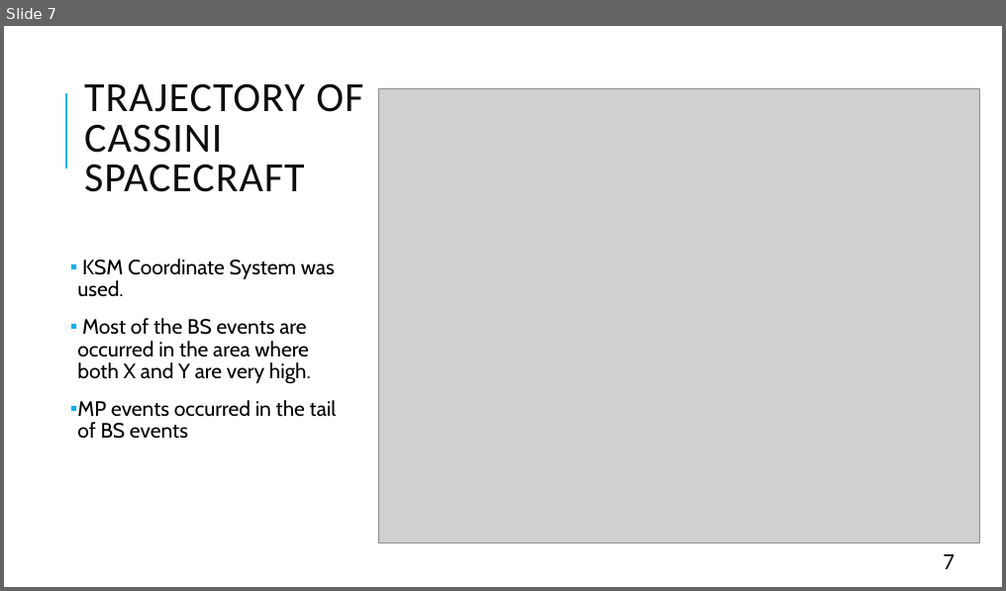
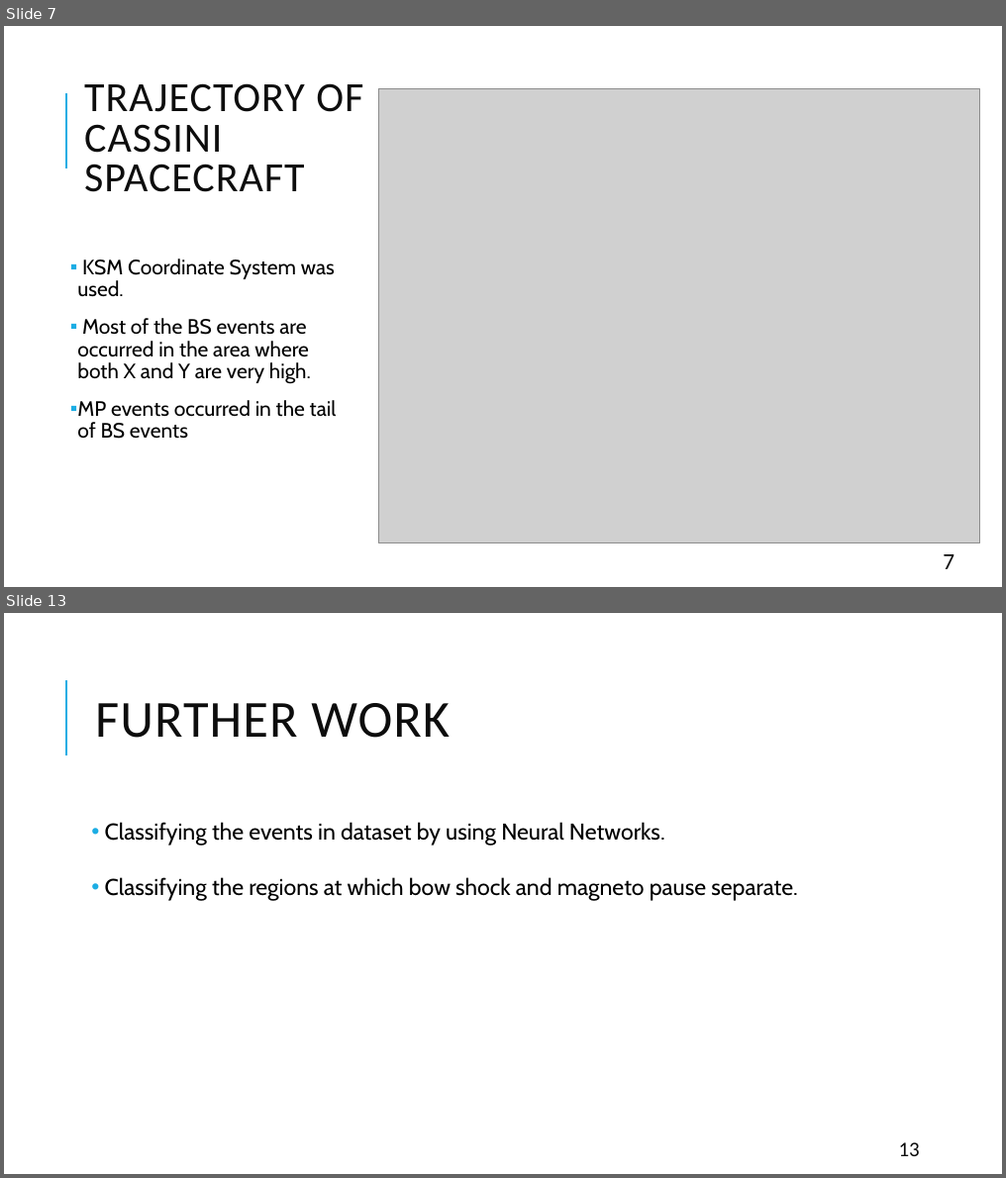
Before and after one commit to matty1203/r_cubicplot, a slide deck: Classification of bow shock event positions from Magnetic.pptx. Shown one above the other, each under a label of ours: slide 7 before the commit, slides 7 and 13 after it; the slides between them are not shown. The pictures are 1006x591 and 1006x1178 pixels, drawn with LibreOffice and Linux fonts; fonts in the diff are those of the drawing; grey boxes stand for pictures. Boxes give left, top, right and bottom in pixels: in the first picture for what was removed or moved away, otherwise in the second. Text is boxed around its words. In the diff, an @@ line names an element or a change of style, - is before the commit and + after.

```diff
--- a/Classification of bow shock event positions from Magnetic.pptx
+++ b/Classification of bow shock event positions from Magnetic.pptx
@@ slide 13 added at <box>4,613,1002,1174</box>, background #FFFFFF; not listed: 1 template element that a slide beside it also shows @@
@@ title added at <box>95,703,450,738</box>, 50 pt, text #0D0D0D @@
+FURTHER WORK
@@ text added at <box>105,822,798,901</box>, 22 pt, text #000000 @@
+• Classifying the events in dataset by using Neural Networks.
+• Classifying the regions at which bow shock and magneto pause separate.
@@ page number added at <box>899,1143,920,1157</box>, 20 pt, text #0D0D0D @@
+13
```
Also in this commit, not shown: 1 slide changed, 6 other slides added, 1 slide removed, 3 other files.
